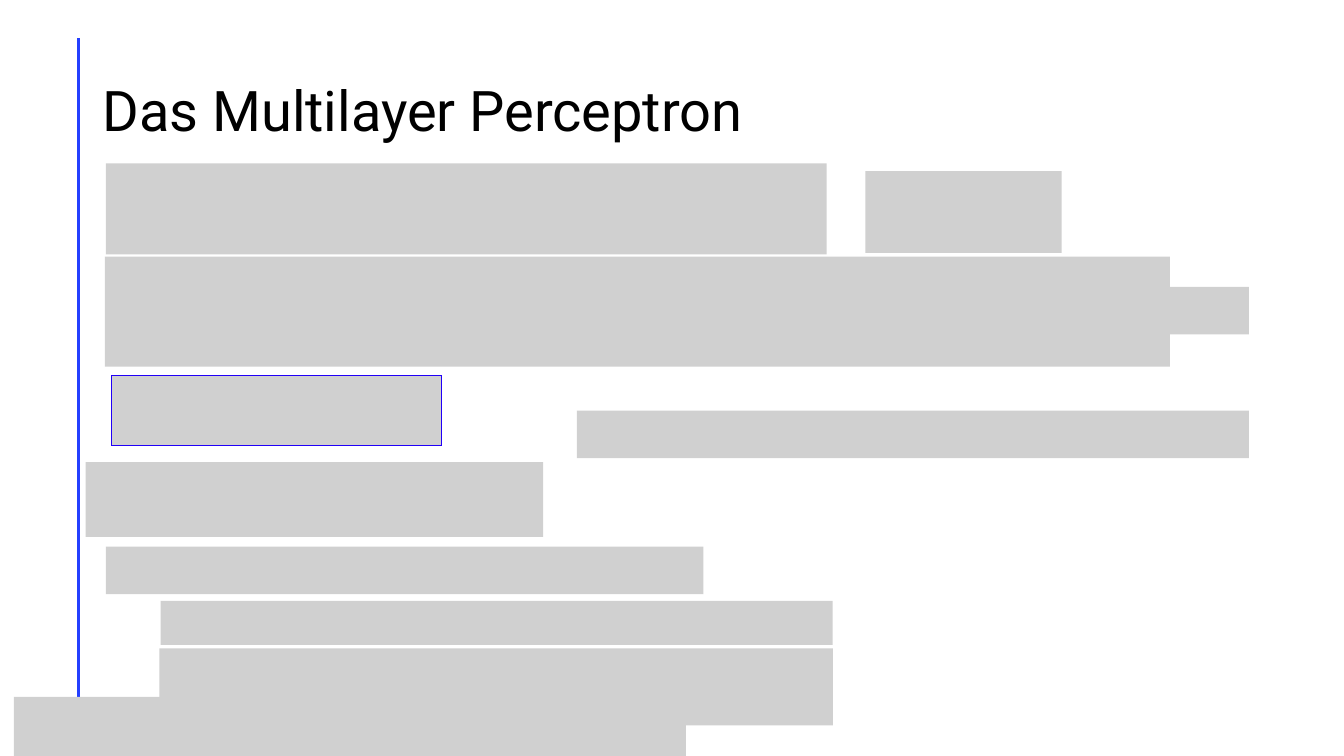
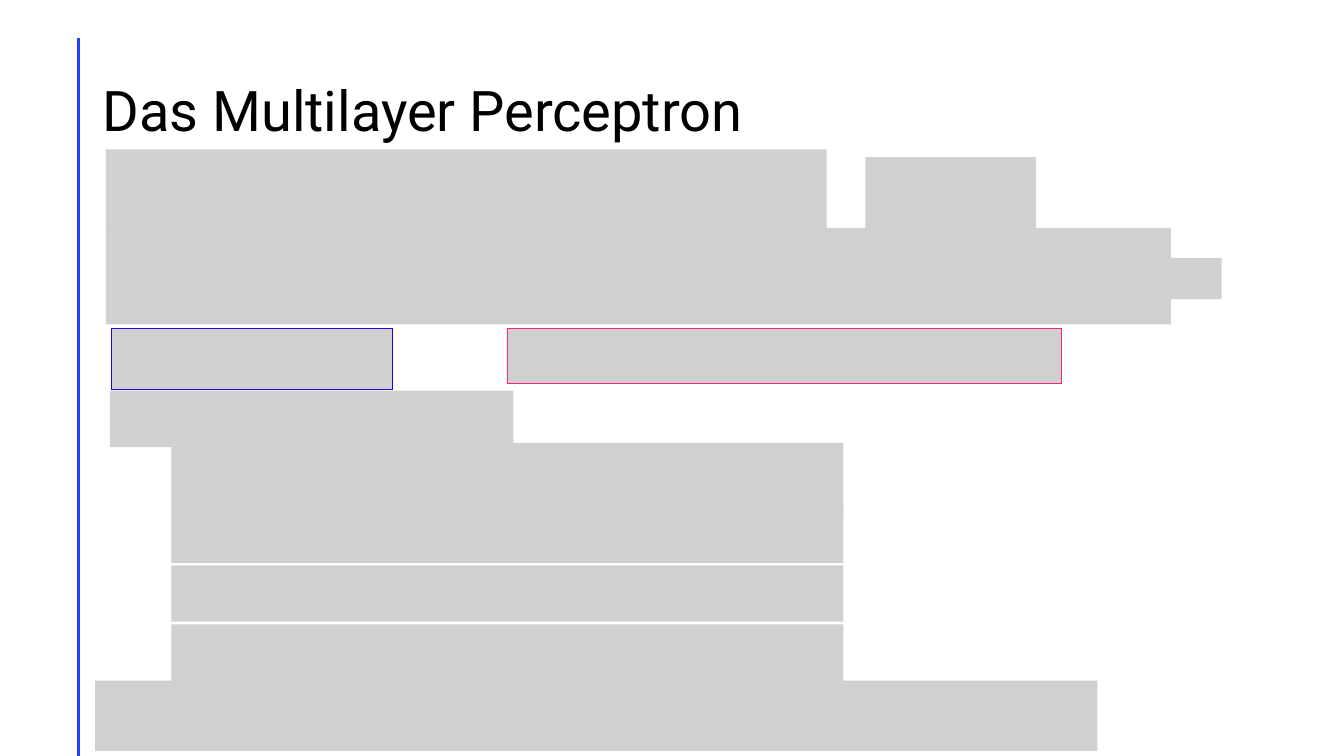
Before and after one commit to LeChummpy/PK, a slide deck: slide 16 of Präsi/präsi (3).pptx. Drawn at 1344x756 pixels with LibreOffice and Linux fonts; fonts in the diff are those of the drawing; grey boxes stand for pictures. Boxes give left, top, right and bottom in pixels: in the first picture for what was removed or moved away, otherwise in the second. Text is boxed around its words. In the diff, an @@ line names an element or a change of style, - is before the commit and + after.

```diff
--- a/Präsi/präsi (3).pptx
+++ b/Präsi/präsi (3).pptx
@@ picture: place and size @@
-picture at box(106, 163, 827, 254)
+picture at box(106, 149, 827, 230)
@@ picture: place and size @@
-picture at box(866, 171, 1063, 253)
+picture at box(866, 157, 1036, 228)
@@ picture: place and size @@
-picture at box(105, 257, 1170, 367)
+picture at box(106, 228, 1171, 325)
@@ picture added at box(1061, 258, 1222, 299) @@
@@ picture removed at box(1060, 287, 1249, 335) @@
@@ picture added at box(112, 329, 392, 389) @@
@@ picture added at box(507, 329, 1061, 384) @@
@@ picture: place and size @@
-picture at box(112, 376, 442, 446)
+picture at box(110, 391, 513, 448)
@@ picture removed at box(577, 410, 1249, 458) @@
@@ picture added at box(171, 443, 844, 513) @@
@@ picture removed at box(86, 462, 543, 536) @@
@@ picture added at box(171, 507, 844, 563) @@
@@ picture removed at box(106, 546, 704, 594) @@
@@ picture added at box(171, 566, 844, 622) @@
@@ picture removed at box(160, 601, 833, 645) @@
@@ picture added at box(171, 625, 844, 684) @@
@@ picture removed at box(159, 648, 833, 725) @@
@@ picture added at box(95, 681, 1098, 751) @@
@@ picture removed at box(14, 697, 687, 756) @@
```
Also in this commit, not shown: 3 other slides changed, 4 slides added, 1 other file.
